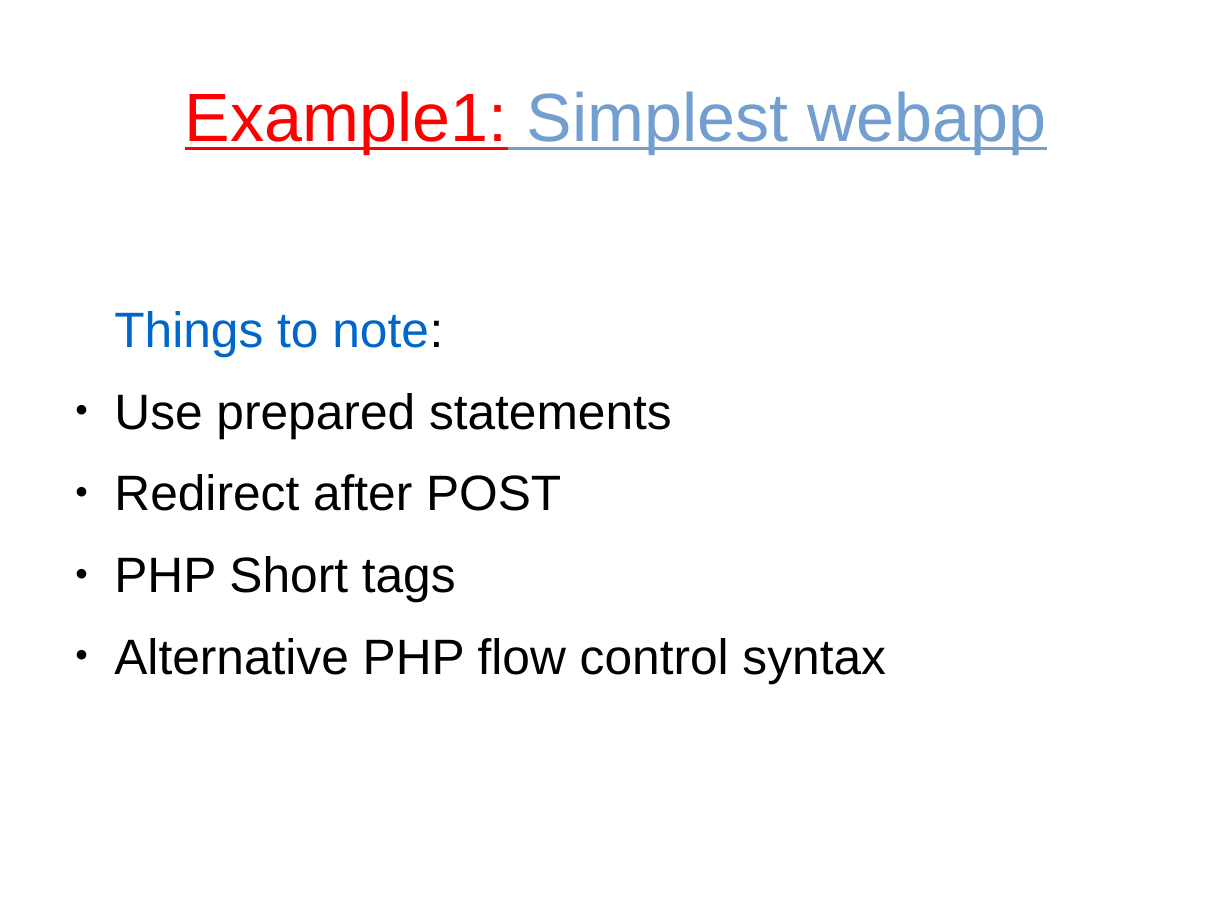
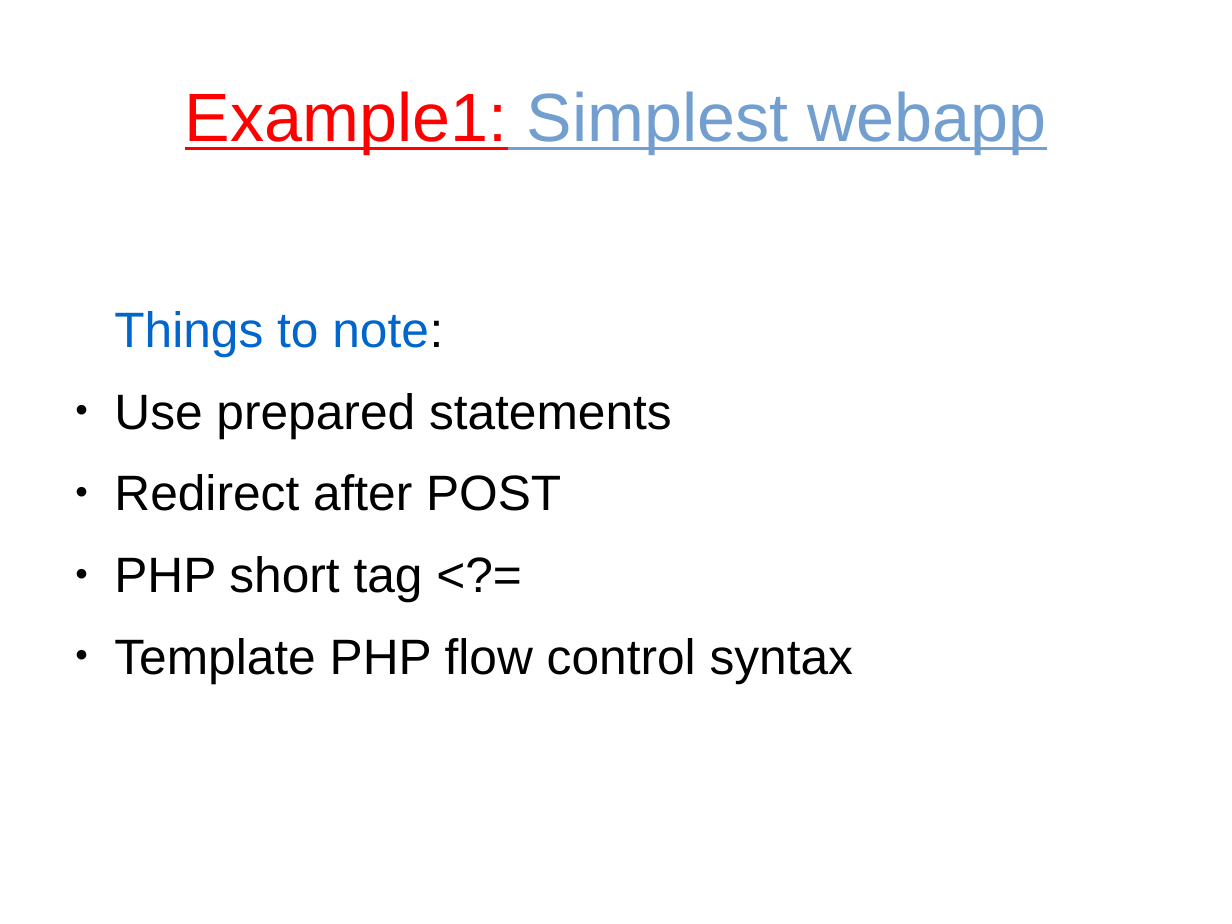
Before and after one commit to tautvilas/frameworks-lecture, a slide deck: slide 4 of doc/presentation.odp. Drawn at 1232x924 pixels with LibreOffice and Linux fonts; fonts in the diff are those of the drawing. Boxes give left, top, right and bottom in pixels: in the first picture for what was removed or moved away, otherwise in the second. Text is boxed around its words. In the diff, an @@ line names an element or a change of style, - is before the commit and + after.

```diff
--- a/doc/presentation.odp
+++ b/doc/presentation.odp
@@ text at box(114, 556, 854, 683): text changed @@
-● PHP Short tags
-● Alternative PHP flow control syntax
+● PHP short tag <?=
+● Template PHP flow control syntax
```
Also in this commit, not shown: 4 other slides changed, 3 slides added, 2 slides removed, 3 other files.
